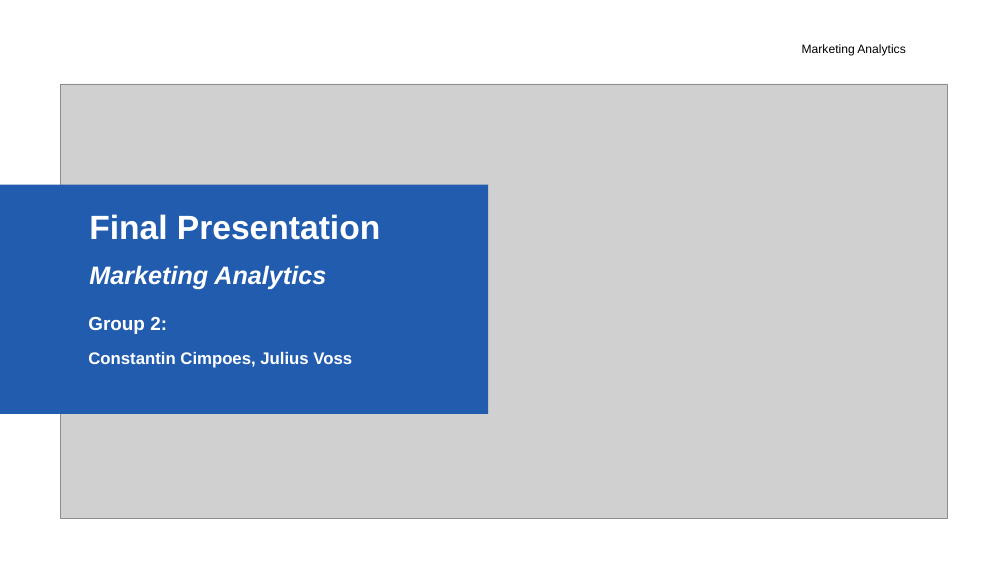
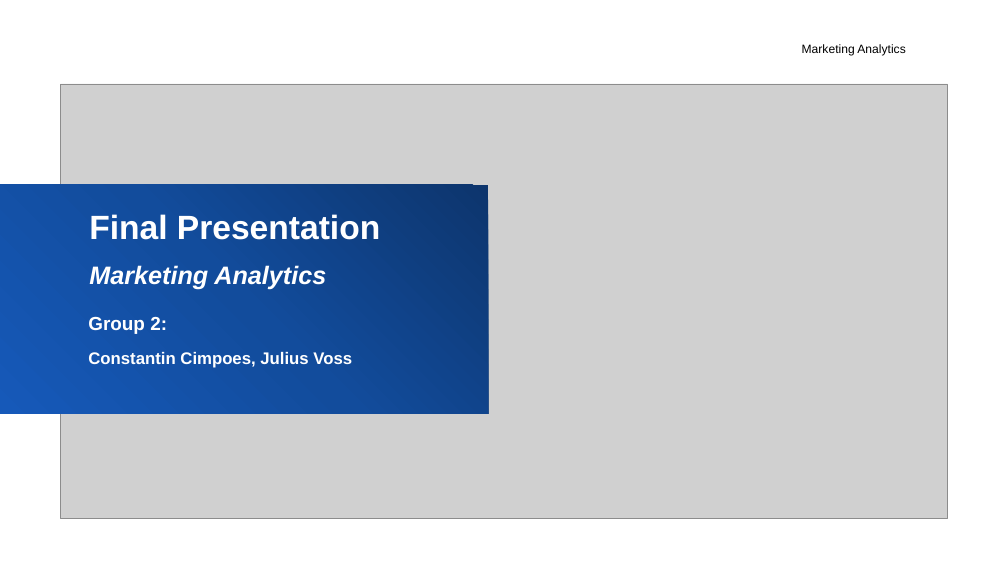
Before and after one commit to juliusatgit/Marketing-Analytics, a slide deck: slide 1 of Presentations/MA_Final_Presentation.pptx. Drawn at 1008x567 pixels with LibreOffice and Linux fonts; fonts in the diff are those of the drawing; grey boxes stand for pictures; background and template pictures are left out. Boxes give left, top, right and bottom in pixels: in the first picture for what was removed or moved away, otherwise in the second. Text is boxed around its words. In the diff, an @@ line names an element or a change of style, - is before the commit and + after.

Commit message:
final presentation changes

```diff
--- a/Presentations/MA_Final_Presentation.pptx
+++ b/Presentations/MA_Final_Presentation.pptx
@@ title "Final Presentation Marketing Analytics" at (0,185,488,414): fill #215CAF to gradient #0D356E to #134C9C to #165ABA @@
```
Also in this commit, not shown: 1 other slide changed.
